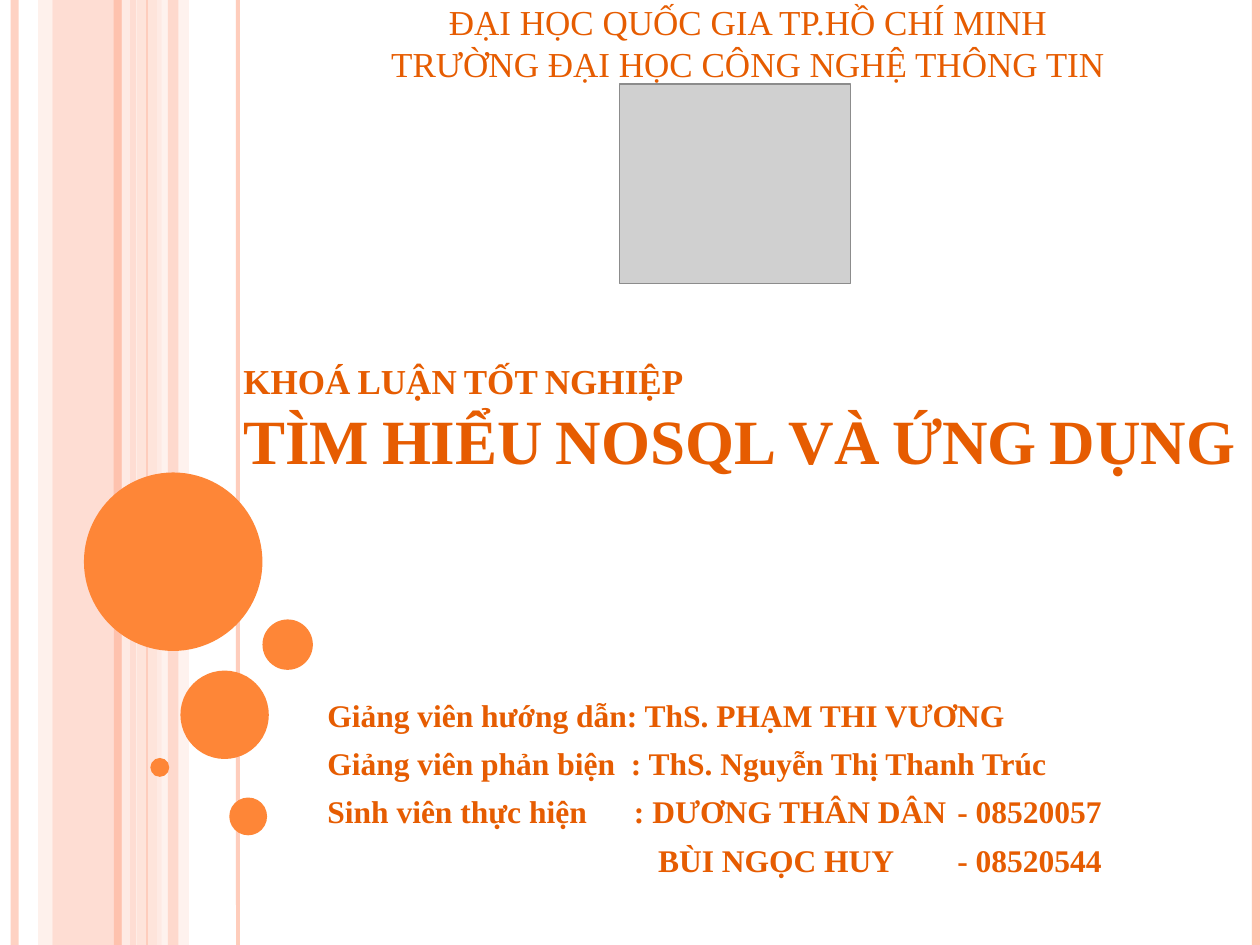
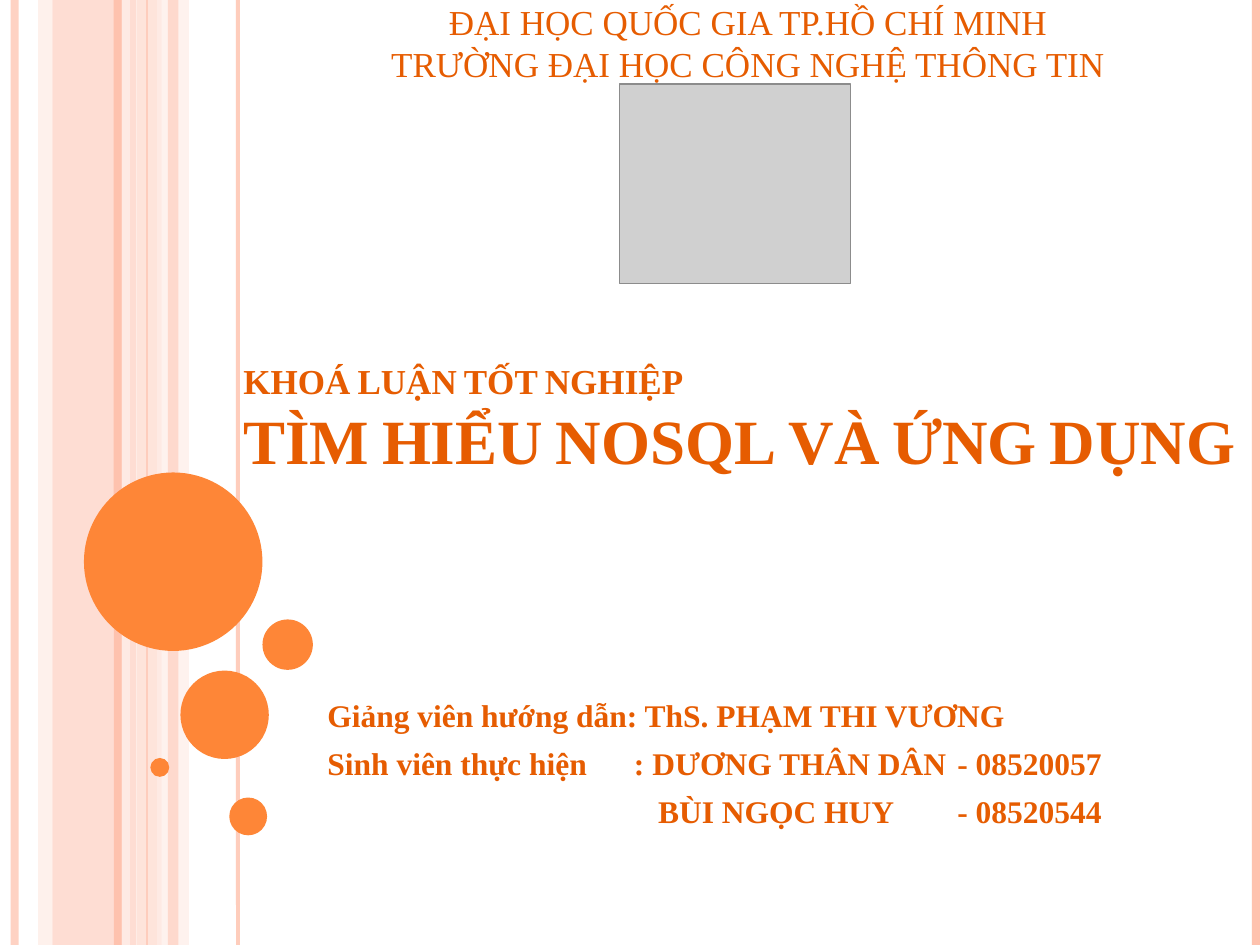
Before and after one commit to geovip/nosqlravendbuit, a slide deck: slide 1 of Document/slide bao cao.pptx. Drawn at 1260x945 pixels with LibreOffice and Linux fonts; fonts in the diff are those of the drawing; grey boxes stand for pictures. Boxes give left, top, right and bottom in pixels: in the first picture for what was removed or moved away, otherwise in the second. Text is boxed around its words. In the diff, an @@ line names an element or a change of style, - is before the commit and + after.

```diff
--- a/Document/slide bao cao.pptx
+++ b/Document/slide bao cao.pptx
@@ subtitle at (327,751,1046,781): paragraph removed @@
-Giảng viên phản biện : ThS. Nguyễn Thị Thanh Trúc
```
Also in this commit, not shown: 6 other slides changed.
